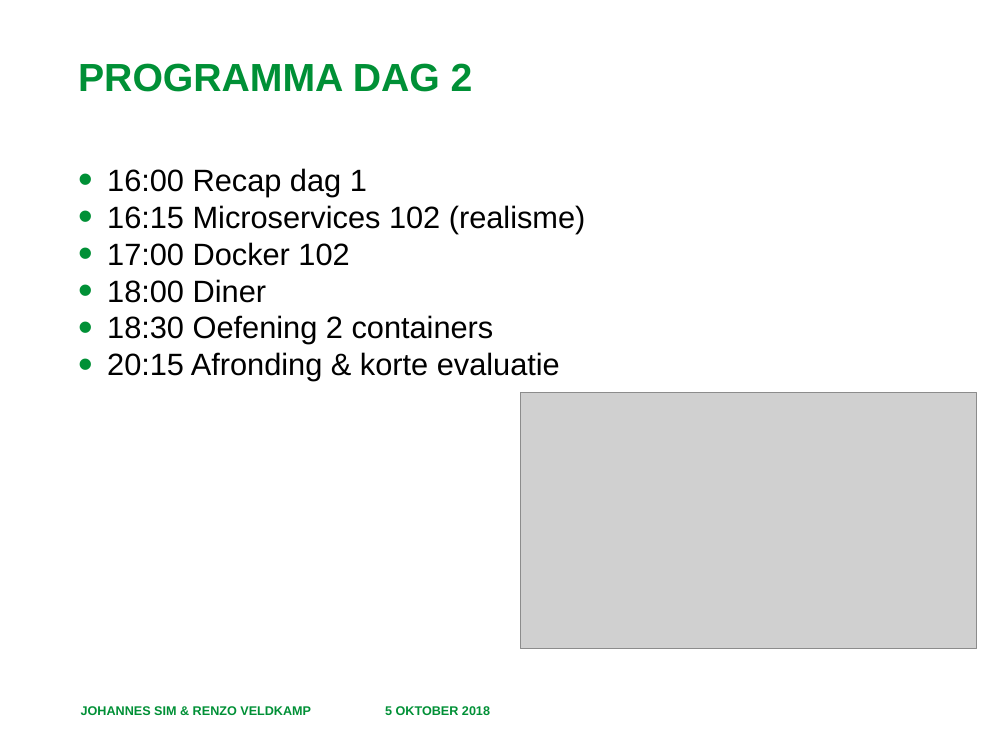
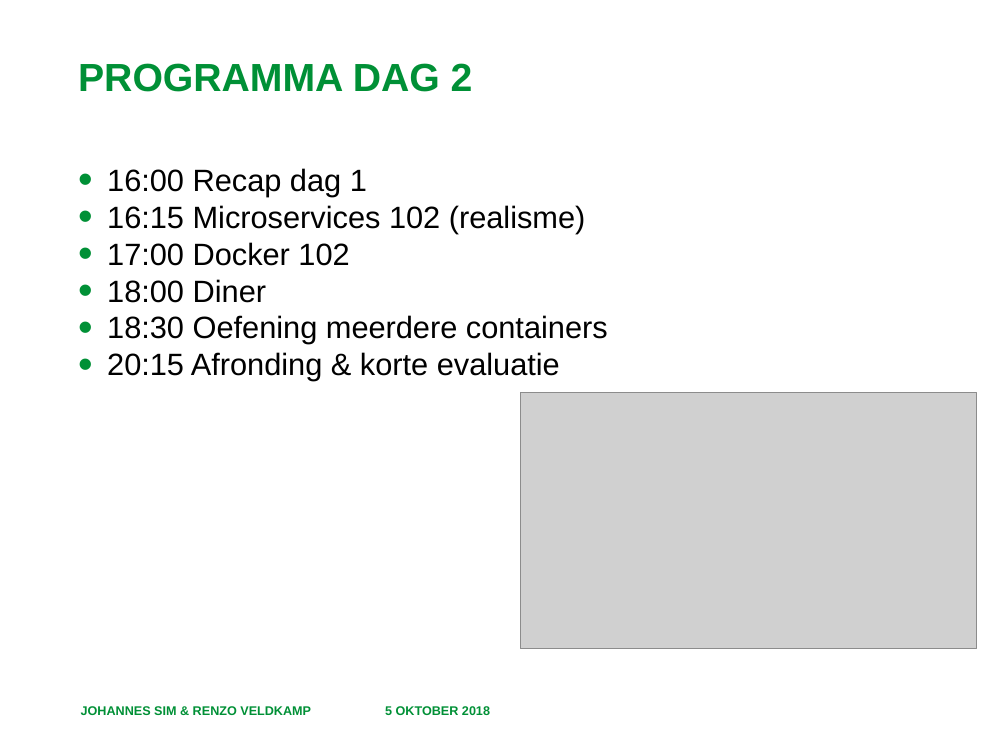
Before and after one commit to RenzoVeldkamp/MicroContainer, a slide deck: slide 4 of Presentatie/Programma en Leerdoelen.pptx (slide 5 before the commit). Drawn at 1008x756 pixels with LibreOffice and Linux fonts; fonts in the diff are those of the drawing; grey boxes stand for pictures; background and template pictures are left out. Boxes give left, top, right and bottom in pixels: in the first picture for what was removed or moved away, otherwise in the second. Text is boxed around its words. In the diff, an @@ line names an element or a change of style, - is before the commit and + after.

```diff
--- a/Presentatie/Programma en Leerdoelen.pptx
+++ b/Presentatie/Programma en Leerdoelen.pptx
@@ text at (107,315,608,344): text changed @@
-• 18:30 Oefening 2 containers
+• 18:30 Oefening meerdere containers
```
Also in this commit, not shown: 2 other slides changed, 2 other files.
